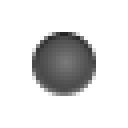
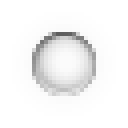
Layer changes from the first 128px x 128px image to the second:
showed "Light on", painted on it over <box>24,24,104,104</box>
painted on "Light off" over <box>32,32,96,96</box>
